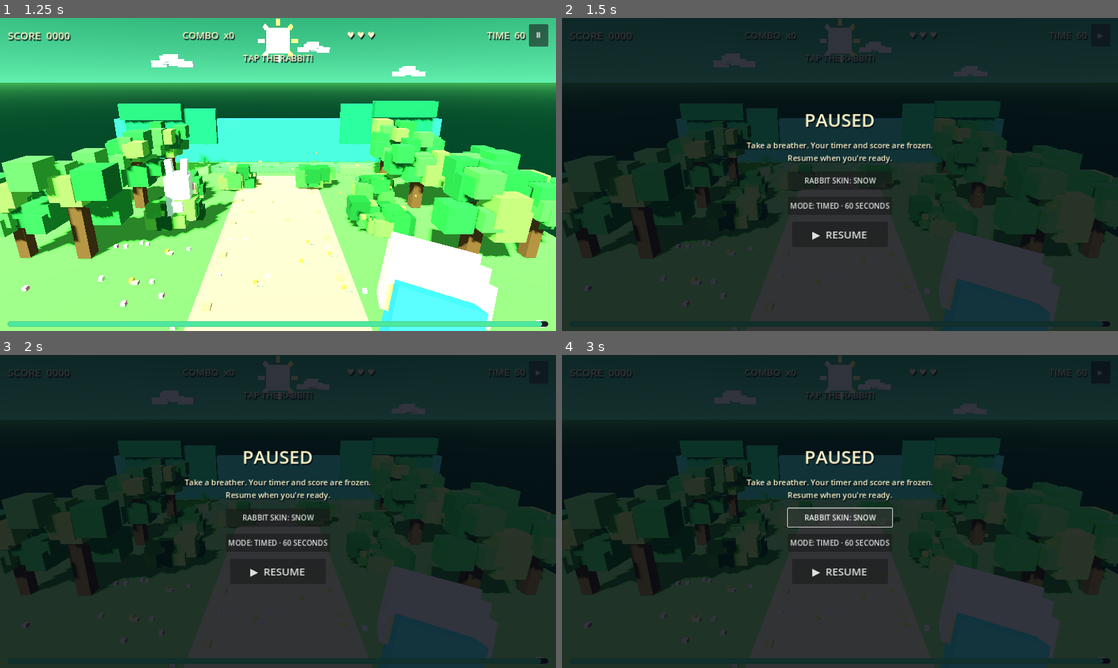
Above: before the commit, frames 1-4 (two rows, left to right).
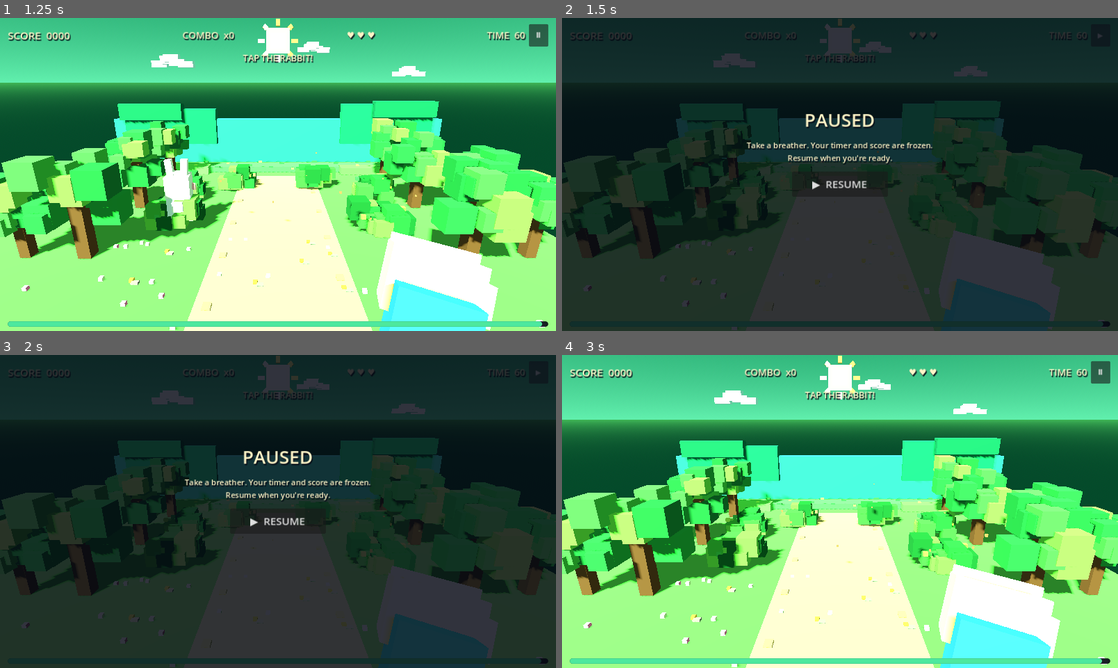
Above: after the commit, the same moments.

Repository: shaquib01/bush-slap
Game: Godot game, scene res://scenes/main.tscn
Two runs of this game, one before a commit and one after it. Both use one fixed random seed, a clock stepped at 60 frames per second and the inputs below.
Inputs (mouse positions are in pixels of both pictures, inside the frame that each line leads up to):
- Up to frame 1 (1.25 s): click "▶ PLAY" at 0.5 s
- Up to frame 2 (1.5 s): click "Ⅱ" at 1.25 s
- Up to frame 3 (2 s): no input
- Up to frame 4 (3 s): click "▶" at 2 s; click (840, 517) at 2.75 s, where only the run before the commit has a clickable "RABBIT SKIN: SNOW"

Frame 1 is identical in both runs. In frame 2, 0.6% of the frame differs, in the area x 41-59%, y 50-71%; in frame 3, 0.6%; in frame 4, 100%, in the area x 0-100%, y 0-100%.

Commit message:
Polish mode and skin selector visibility

Diff:
--- a/godot/scripts/main.gd
+++ b/godot/scripts/main.gd
@@ -815,6 +815,10 @@
 		_resume_round()
 	else:
 		paused = true
+		if mode_button:
+			mode_button.visible = false
+		if skin_button:
+			skin_button.visible = false
 		_remove_rabbit()
 		if pause_button:
 			pause_button.text = "▶"
@@ -826,6 +830,10 @@
 		return
 	paused = false
 	overlay.visible = false
+	if mode_button:
+		mode_button.visible = false
+	if skin_button:
+		skin_button.visible = false
 	if pause_button:
 		pause_button.text = "Ⅱ"
 	message_label.text = "TAP THE RABBIT!"
@@ -834,6 +842,10 @@
 
 func _start_round() -> void:
 	paused = false
+	if mode_button:
+		mode_button.visible = false
+	if skin_button:
+		skin_button.visible = false
 	if pause_button:
 		pause_button.text = "Ⅱ"
 	score = 0
@@ -864,6 +876,10 @@
 	for i in range(round_history.size()):
 		var history_score: int = round_history[round_history.size() - 1 - i]
 		history_text += "\n%d. %d points" % [i + 1, history_score]
+	if mode_button:
+		mode_button.visible = true
+	if skin_button:
+		skin_button.visible = true
 	_show_overlay("ROUND OVER!", "%s · %s\nScore: %d\nPersonal best: %d\n\nRECENT ROUNDS%s\n\nTap play to try again." % [game_mode, result_reason, score, best, history_text])
 	play_button.text = "↻  PLAY AGAIN"
 
